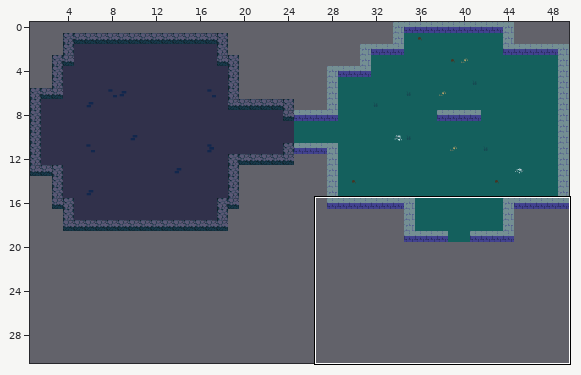
Tiled map (JSON) -- assets/dungeon-32.tmj. The first picture is a wide view before the edit; the outline marks the close-up.
Close-up. Old version:
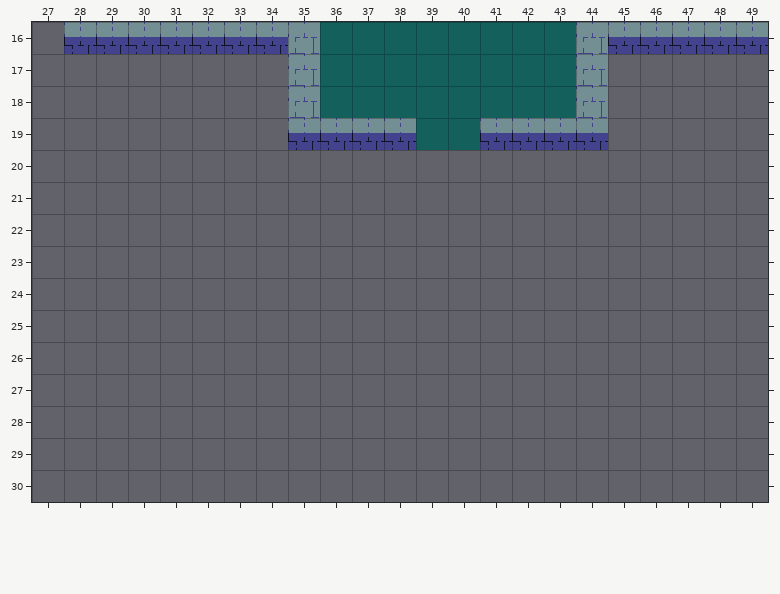
Cells are 32x32 px. Shown: x 27..49, y 16..30. The old version is drawn lined up with the new one.
Now the later version:
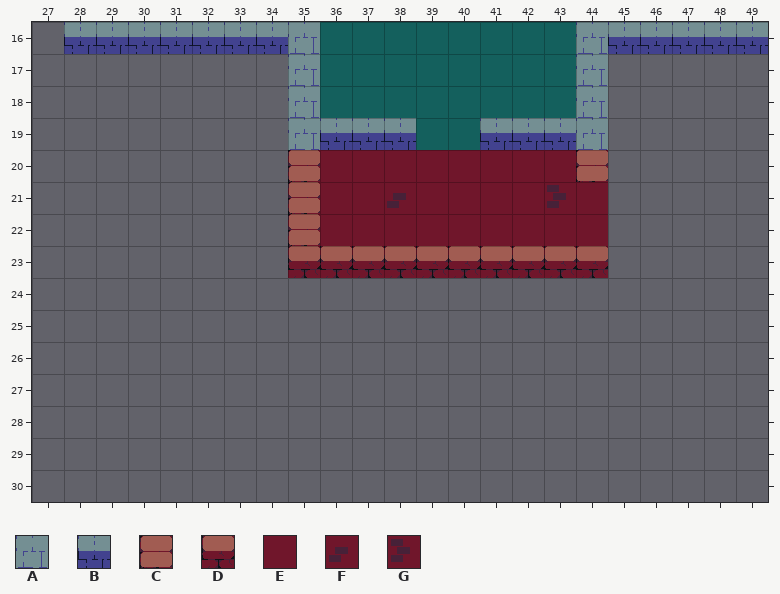
Key: from "tiles-32": A 34, B 35, C 68, D 69, E 187, F 188, G 190.
_ is an empty cell, . an unchanged one.
Edits made:
map size 50x20 -> 50x40 cells
--- layer "Floor"
@@ x 35..44 @@
-20 __________
-21 __________
-22 __________
-23 __________
+20 CEEEEEEEEC
+21 CEEFEEEEGE
+22 CEEEEEEEEE
+23 DDDDDDDDDD
--- layer "Walls"
@@ x 35..44 @@
-19 B........B
+19 A........A
